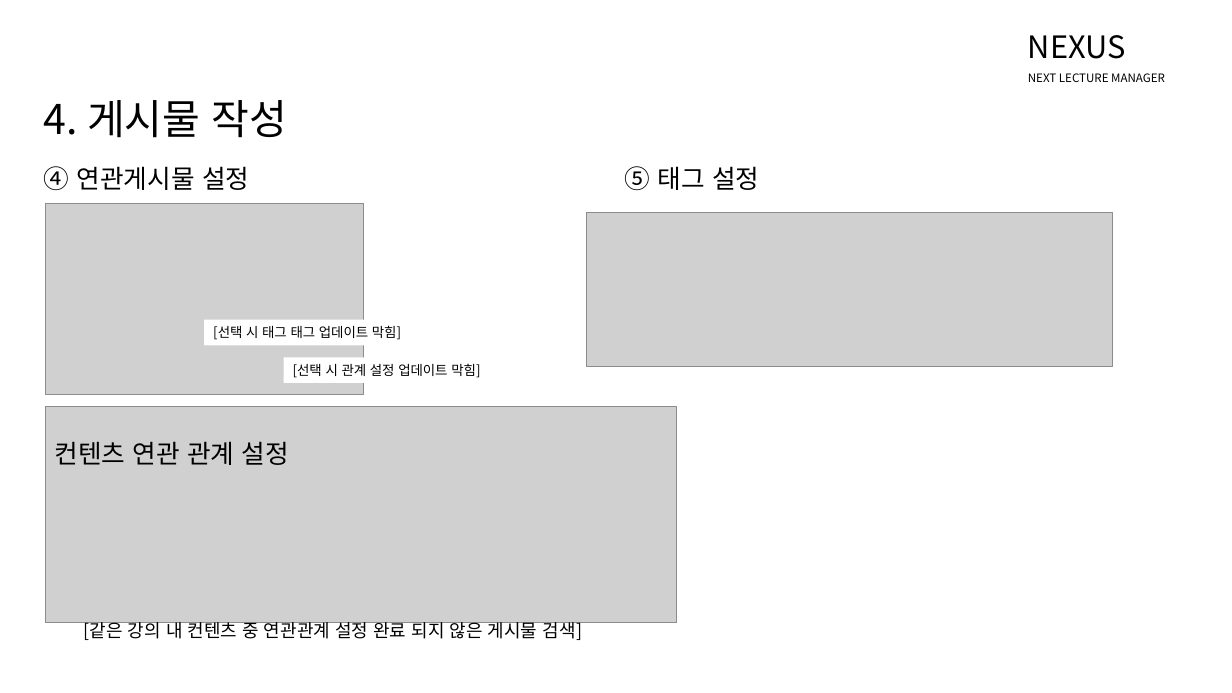
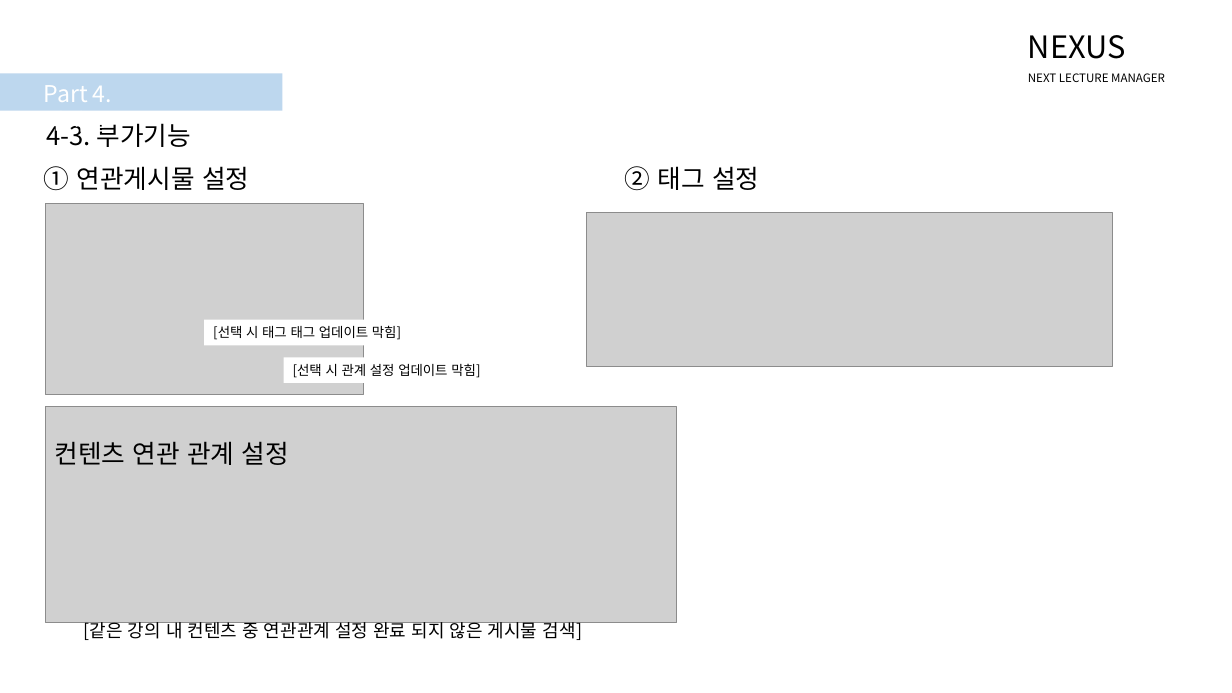
Before and after one commit to NHNNEXT/2015-03-REAL-TUTU, a slide deck: slide 22 of Nexus.pptx (slide 17 before the commit). Drawn at 1232x693 pixels with LibreOffice and Linux fonts; fonts in the diff are those of the drawing; grey boxes stand for pictures. Boxes give left, top, right and bottom in pixels: in the first picture for what was removed or moved away, otherwise in the second. Text is boxed around its words. In the diff, an @@ line names an element or a change of style, - is before the commit and + after.

```diff
--- a/Nexus.pptx
+++ b/Nexus.pptx
@@ rectangle added at <box>0,74,282,111</box>, fill #BDD7EE @@
@@ text at <box>44,85,112,135</box>: text changed; size 32 to 18 pt; text colour #000000 to #FFFFFF @@
-4. 게시물 작성
+Part 4. 게시물
@@ text added at <box>46,123,191,147</box>, 20 pt, text #000000 @@
+4-3. 부가기능
@@ text at <box>44,166,249,191</box>: text changed @@
-④ 연관게시물 설정
+① 연관게시물 설정
@@ text at <box>625,166,759,191</box>: text changed @@
-⑤ 태그 설정
+② 태그 설정
```
Also in this commit, not shown: 17 other slides changed, 10 slides added, 2 other files.
